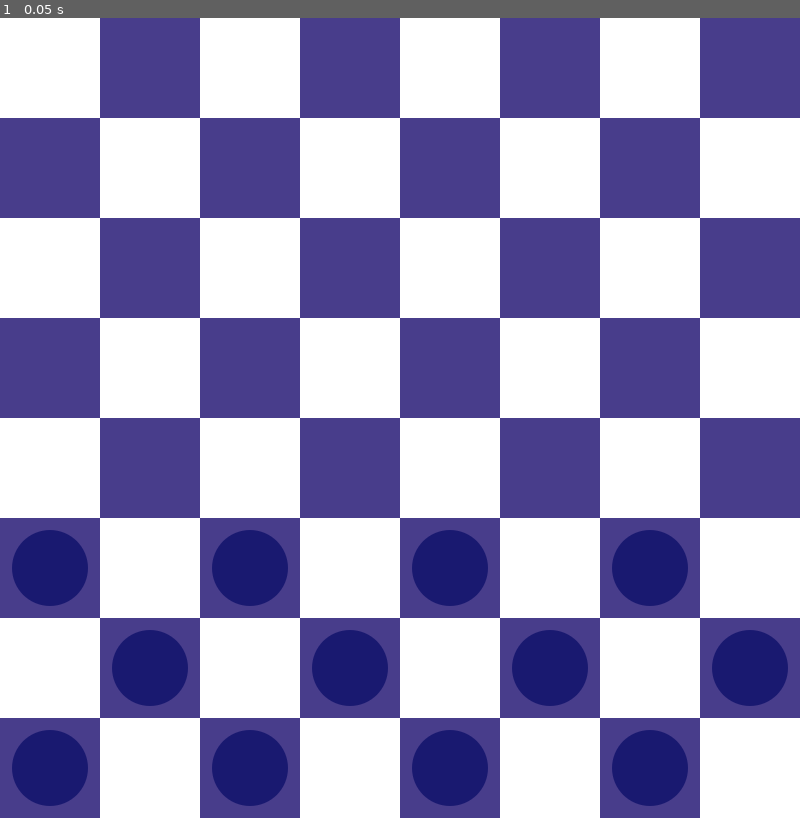
Above: before the commit, frame 1.
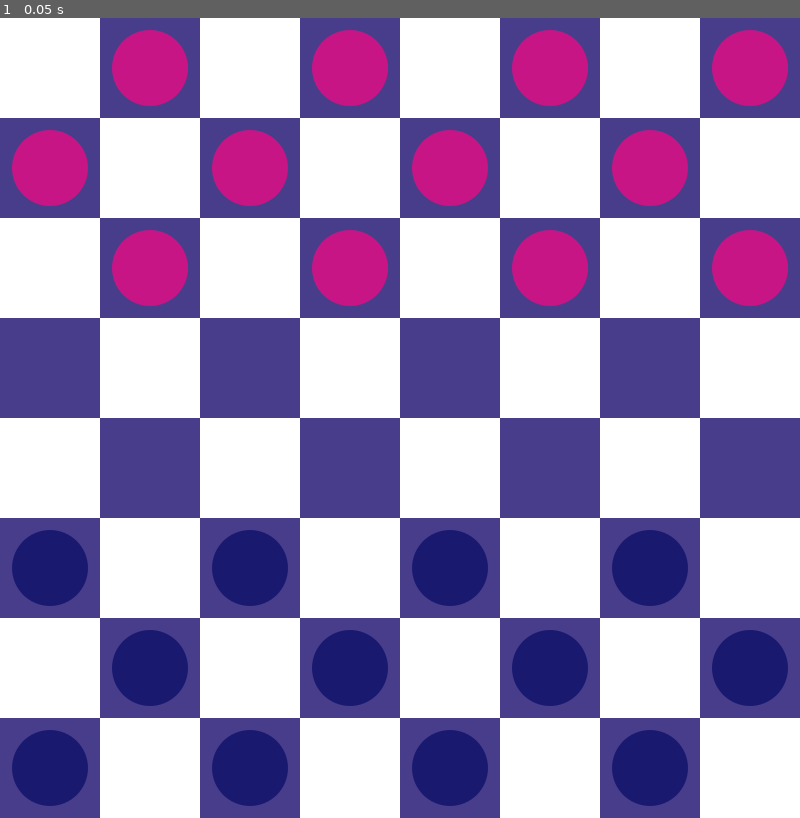
Above: after the commit, the same moment.

Repository: mattsullentrup/godot-checkers
Game: Godot game, scene res://rewrite/level/level.tscn
Two runs of this game, one before a commit and one after it. Both use one fixed random seed, a clock stepped at 60 frames per second and the inputs below.
Inputs:
- Up to frame 1 (0.05 s): no input

The runs differ from the first frame. In frame 1, 8.6% of the frame differs, in the area x 1-99%, y 1-36%.
Error before the commit: Parse Error: Identifier "cells" not declared in the current scope. (res://rewrite/units/groups/opponent_group.gd:37)
Error after the commit: Invalid type in function 'get_moveable_units' in base 'Node2D (UnitMovement)'. The array of argument 1 (Array) does not have the same element type as the expec…

Commit message:
Work on refactoring to allow board simulation

Diff:
--- a/checkers/rewrite/units/groups/opponent_group.gd
+++ b/checkers/rewrite/units/groups/opponent_group.gd
@@ -4,12 +4,11 @@
 func take_turn() -> void:
 	super()
 
-	#var board: Array = get_parent().get_board_state()
 	var unit_scores := {}
 	for unit: Unit in moveable_units:
 		var moves := {}
 		for cell in unit.available_cells:
-			moves[cell] = _minimax(3, true, unit, cell)
+			moves[cell] = _minimax(board.duplicate(true), 3, true, unit, cell)
 
 		var best_score = moves.values().max()
 		unit_scores[best_score] = { "unit": unit, "cell": moves[best_score] }
@@ -22,45 +21,39 @@
 		selected_unit.move(cell)
 
 
-func _minimax(depth: int, is_maximizing_player: bool, unit: Unit, new_cell: Vector2i) -> int:
-	if depth == 0:
-		return 0
+func _minimax(board: Array, depth: int, is_maximizing: bool, unit: Unit, new_cell: Vector2i) -> int:
+	var simulated_units := _get_simulated_all_units(board)
+	if depth == 0 or simulated_units["player"].is_empty() or simulated_units["enemy"].is_empty():
+		return get_board_evaluation(board)
 
-	#board[unit.cell.y][unit.cell.x] = null
-	#board[new_cell.y][new_cell.x] = unit
-	if is_maximizing_player:
-		var pretend_unit_group: UnitGroup = self.duplicate()
-		pretend_unit_group._unit_movement.get_moveable_units()
+	# TODO: figure out how to simulate jumping over a piece
+
+	board[unit.cell.y][unit.cell.x] = null
+	board[new_cell.y][new_cell.x] = unit
+	if is_maximizing:
 		var max_eval = int(-INF)
-		# TODO: change unit movement to take in the board array as an argument so we can calculate
-		# future board states
-		for cell in cells:
-			var eval = _minimax(cell, depth - 1, false)
+		for enemy_unit in _unit_movement.get_moveable_units(board):
+			var eval = null
+			for cell in enemy_unit.available_cells:
+				eval = _minimax(board.duplicate(true), depth - 1, false, enemy_unit, cell)
 			max_eval = max(max_eval, eval)
 		print(max_eval)
 		return max_eval
 	else:
 		var min_eval = int(INF)
-		for cell in cells:
-			var eval = _minimax(cell, depth - 1, true)
+		for player_unit in get_parent().get_node("PlayerGroup")._unit_movement.get_moveable_units(board):
+			var eval = null
+			for cell in player_unit.available_cells:
+				eval = _minimax(board.duplicate(true), depth - 1, true, player_unit, cell)
 			min_eval = min(min_eval, eval)
 		print(min_eval)
 		return min_eval
 
 
 func get_board_evaluation(board: Array) -> int:
-	var player_units = []
-	var enemy_units = []
-	for row in board:
-		for cell in row:
-			var unit := cell as Unit
-			if not unit:
-				continue
-			if unit.team == Globals.Team.PLAYER:
-				player_units.append(unit)
-			elif unit.team == Globals.Team.OPPONENT:
-				enemy_units.append(unit)
-
+	var simulated_units := _get_simulated_all_units(board)
+	var player_units = simulated_units["player"]
+	var enemy_units = simulated_units["enemy"]
 	var player_kings: int = 0
 	var enemy_kings: int = 0
 	for unit in player_units:
@@ -75,21 +68,23 @@
 			+ (player_kings * 1.5 - enemy_kings * 1.5)
 
 
-func get_board_simulation() -> Array:
-	var board := []
-	for y in Globals.GRID_SIZE:
-		var row := []
-		for x in Globals.GRID_SIZE:
-			row.append(null)
-		board.append(row)
+func _get_simulated_all_units(board: Array) -> Dictionary:
+	var player_units = []
+	var enemy_units = []
+	for row in board:
+		for cell in row:
+			var unit := cell as Unit
+			if not unit:
+				continue
+			if unit.team == Globals.Team.PLAYER:
+				player_units.append(unit)
+			elif unit.team == Globals.Team.OPPONENT:
+				enemy_units.append(unit)
 
-	for unit: Unit in all_units:
-		board[unit.cell.y][unit.cell.x] = unit.duplicate()
-
-	return board
+	return { "player": player_units, "enemy": enemy_units }
 
 
-func _on_unit_movement_completed(unit: Unit) -> void:
-	super(unit)
+func _on_unit_movement_completed(unit: Unit, start_cell: Vector2i) -> void:
+	super(unit, start_cell)
 	if unit.can_move:
 		take_turn()
--- a/checkers/rewrite/units/groups/unit_group.gd
+++ b/checkers/rewrite/units/groups/unit_group.gd
@@ -12,7 +12,8 @@
 var units: Array[Unit]
 var moveable_units: Array[Unit]
 var jumpable_units: Array[Unit]
-var all_units: Array[Unit]
+#var all_units: Array[Unit]
+var board: Array
 var selected_unit: Unit
 
 @onready var _unit_movement: UnitMovement = %UnitMovement
@@ -53,8 +54,7 @@
 	for unit: Unit in moveable_units:
 		unit.can_move = false
 
-	_unit_movement.parent = self.duplicate()
-	_unit_movement.get_moveable_units()
+	moveable_units = _unit_movement.get_moveable_units(board)
 
 	if jumpable_units.is_empty():
 		return
@@ -83,12 +83,17 @@
 
 func _on_unit_defeated(unit: Unit) -> void:
 	units.erase(unit)
-	all_units.erase(unit)
+	for row: Array in board:
+		if row.has(unit):
+			row.erase(unit)
+
 	if units.is_empty():
 		defeated.emit()
 
 
-func _on_unit_movement_completed(unit: Unit) -> void:
+func _on_unit_movement_completed(unit: Unit, start_cell: Vector2i) -> void:
+	board[start_cell.y][start_cell.x] = null
+	board[unit.cell.y][unit.cell.x] = unit
 	if unit.cell.y == _other_side_of_board_y:
 		unit.is_king = true
 
--- a/checkers/rewrite/units/unit/unit.gd
+++ b/checkers/rewrite/units/unit/unit.gd
@@ -5,7 +5,7 @@
 const MOVEMENT_DURATION = 0.5
 
 signal unit_defeated(unit: Unit)
-signal movement_completed(unit: Unit)
+signal movement_completed(unit: Unit, start_cell: Vector2i)
 
 @export var directions: Array[Globals.Direction]
 @export var normal_color: Color
@@ -43,7 +43,7 @@
 	z_index += 1
 
 	if can_jump:
-		_find_jump_path(new_cell)
+		_find_jump_path(new_cell, cell)
 	else:
 		_tween_move_normally(new_cell)
 
@@ -56,10 +56,10 @@
 	normal_move_tween = create_tween()
 	_move_tween(new_cell, normal_move_tween)
 
-	normal_move_tween.tween_callback(_finish_moving.bind(new_cell))
+	normal_move_tween.tween_callback(_finish_moving.bind(new_cell, cell))
 
 
-func _find_jump_path(new_cell: Vector2i) -> void:
+func _find_jump_path(new_cell: Vector2i, start_cell: Vector2i) -> void:
 	var possible_paths: Array[Array]
 	possible_paths = jump_paths.filter(
 			func(path: Array): return path.any(
@@ -85,10 +85,10 @@
 	var index = possible_paths.find(shortest_path_to_new_cell)
 	var path_to_take = possible_paths[index]
 
-	_jump_tween_through_path(path_to_take, new_cell)
+	_jump_tween_through_path(path_to_take, new_cell, start_cell)
 
 
-func _jump_tween_through_path(path: Array, new_cell: Vector2i) -> void:
+func _jump_tween_through_path(path: Array, new_cell: Vector2i, start_cell: Vector2i) -> void:
 	_jump_tween(path.front())
 
 	if jump_path_tween:
@@ -100,9 +100,9 @@
 
 	# Arrived at clicked cell, even if not end of path
 	if current_cell == new_cell:
-		_finish_moving(new_cell)
+		_finish_moving(new_cell, start_cell)
 	else:
-		_jump_tween_through_path(path, new_cell)
+		_jump_tween_through_path(path, new_cell, start_cell)
 		return
 
 
@@ -143,15 +143,16 @@
 			.set_ease(Tween.EASE_OUT)
 
 
-func _finish_moving(new_cell: Vector2i) -> void:
+func _finish_moving(new_cell: Vector2i, start_cell: Vector2i) -> void:
 	cell = new_cell
 	z_index -= 1
-	movement_completed.emit(self)
+	movement_completed.emit(self, start_cell)
 
 
 func _set_is_king(value) -> void:
-	%ChipStackSound.play()
 	is_king = value
+	if is_king:
+		%ChipStackSound.play()
 	for vector in Globals.movement_vectors:
 		if not directions.has(vector):
 			directions.append(vector)
--- a/checkers/rewrite/units/unit/unit.tscn
+++ b/checkers/rewrite/units/unit/unit.tscn
@@ -31,7 +31,7 @@
 scale_max = 0.15
 scale_curve = SubResource("CurveTexture_kuaio")
 
-[node name="Unit" type="Node2D"]
+[node name="Unit" type="Node2D" groups=["unit"]]
 script = ExtResource("1_w7lj1")
 
 [node name="UnitVisuals" type="Node2D" parent="."]
--- a/checkers/rewrite/units/unit_movement.gd
+++ b/checkers/rewrite/units/unit_movement.gd
@@ -6,43 +6,59 @@
 @onready var parent: UnitGroup = get_parent()
 
 
-func get_moveable_units() -> void:
+func get_moveable_units(board: Array[Array]) -> Array[Unit]:
+	var result = []
 	for unit: Unit in parent.units:
 		unit.available_cells.clear()
-		for direction in unit.directions:
-			_get_unit_normal_moves(unit, direction)
-			_get_unit_jump_moves(unit, direction)
+		if _can_unit_move(unit):
+			result.append(unit)
+		#_get_unit_jump_moves(unit, direction)
 
-		if unit.can_jump:
-			_discard_normal_moves(unit)
+		#if unit.can_jump:
+			#_discard_normal_moves(unit)
+
+	return result
 
 
-func _get_unit_normal_moves(unit: Unit, direction: Globals.Direction) -> void:
-	var target_cell = unit.cell + Globals.movement_vectors.get(direction)
-	if not _is_tile_valid(target_cell):
-		return
+func _can_unit_move(unit: Unit) -> bool:
+	var normal_moves = []
+	for direction in unit.directions:
+		if _can_unit_jump(unit, direction):
+			unit.can_move = true
+			normal_moves.clear()
+			continue
 
-	var adjacent_unit = _get_adjacent_unit(target_cell)
-	if not adjacent_unit == null:
-		return
+		var target_cell = unit.cell + Globals.movement_vectors.get(direction)
+		if not _is_tile_valid(target_cell):
+			break
 
-	parent.moveable_units.append(unit)
-	unit.can_move = true
-	unit.available_cells.append(target_cell)
+		var adjacent_unit = _get_adjacent_unit(target_cell)
+		if not adjacent_unit == null:
+			break
+
+		unit.can_move = true
+		normal_moves.append(target_cell)
+
+	if normal_moves:
+		unit.available_cells = normal_moves
+
+	return not unit.available_cells.is_empty()
 
 
-func _get_unit_jump_moves(unit: Unit, direction: Globals.Direction) -> void:
+func _can_unit_jump(unit: Unit, direction: Globals.Direction) -> bool:
 	var movement_direction = Globals.movement_vectors.get(direction)
 	var adjacent_cell = unit.cell + movement_direction
 	var adjacent_unit = _get_adjacent_unit(adjacent_cell)
 	if adjacent_unit == null or adjacent_unit.team == unit.team:
-		return
+		return false
 
 	# There is an adjacent enemy, try to jump over it
 	var jump_target_cell: Vector2i = adjacent_cell + movement_direction
 	var first_jump_path = _get_first_jump_path(unit, jump_target_cell, adjacent_unit)
 	if not first_jump_path.is_empty():
 		_try_to_multi_jump(first_jump_path, -movement_direction, unit, first_jump_path.front().target_cell)
+		return true
+	return false
 
 
 func _get_first_jump_path(unit: Unit, jump_target_cell: Vector2i, adjacent_unit: Unit) -> Array[JumpData]:
@@ -74,7 +90,7 @@
 
 
 func _get_adjacent_unit(target_cell: Vector2i) -> Unit:
-	for unit_to_check: Unit in parent.all_units:
+	for unit_to_check: Unit in get_tree().get_nodes_in_group("unit"):
 		if unit_to_check.cell == target_cell:
 			return unit_to_check
 
--- a/checkers/rewrite/units/units_container.gd
+++ b/checkers/rewrite/units/units_container.gd
@@ -4,11 +4,12 @@
 
 signal battle_over(player_won: bool)
 
-var all_units: Array[Unit]
+#var all_units: Array[Unit]
 var can_click := true
 var _active_group: UnitGroup
 var _current_mouse_cell: Vector2i
 
+@onready var _board := _create_board()
 @onready var _player_group: UnitGroup = %PlayerGroup
 @onready var _opponent_group: UnitGroup = %OpponentGroup
 
@@ -34,16 +35,30 @@
 	_player_group.team = Globals.Team.PLAYER
 	_opponent_group.team = Globals.Team.OPPONENT
 	for group: UnitGroup in [_player_group, _opponent_group]:
-		group.all_units = all_units
+		group.board = _board
 		group.turn_completed.connect(_on_turn_completed)
 		group.defeated.connect(_end_the_battle)
 		group.init()
 
 
 func start_battle() -> void:
-	all_units = _get_all_units()
+	#_update_all_units()
 	_active_group = _player_group
 	_player_group.take_turn()
+
+
+func _create_board() -> Array:
+	var board := []
+	for y in Globals.GRID_SIZE:
+		var row := []
+		for x in Globals.GRID_SIZE:
+			row.append(null)
+		board.append(row)
+
+	for unit: Unit in get_tree().get_nodes_in_group("unit"):
+		board[unit.cell.y][unit.cell.x] = unit.duplicate()
+
+	return board
 
 
 func _try_to_select_unit() -> void:
@@ -88,8 +103,6 @@
 		_player_group.take_turn()
 
 
-func _get_all_units() -> Array:
-	var result := []
-	result.assign(_player_group.units)
-	result.append_array(_opponent_group.units)
-	return result
+#func _update_all_units() -> void:
+	#all_units.assign(_player_group.units)
+	#all_units.append_array(_opponent_group.units)
